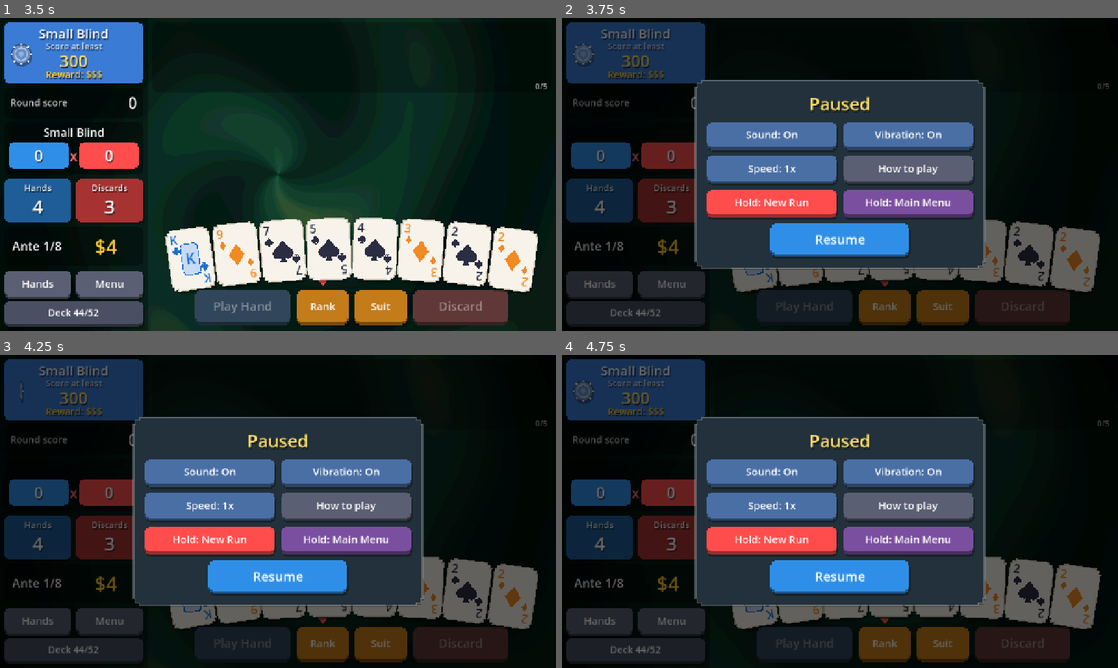
Above: before the commit, frames 1-4 (two rows, left to right).
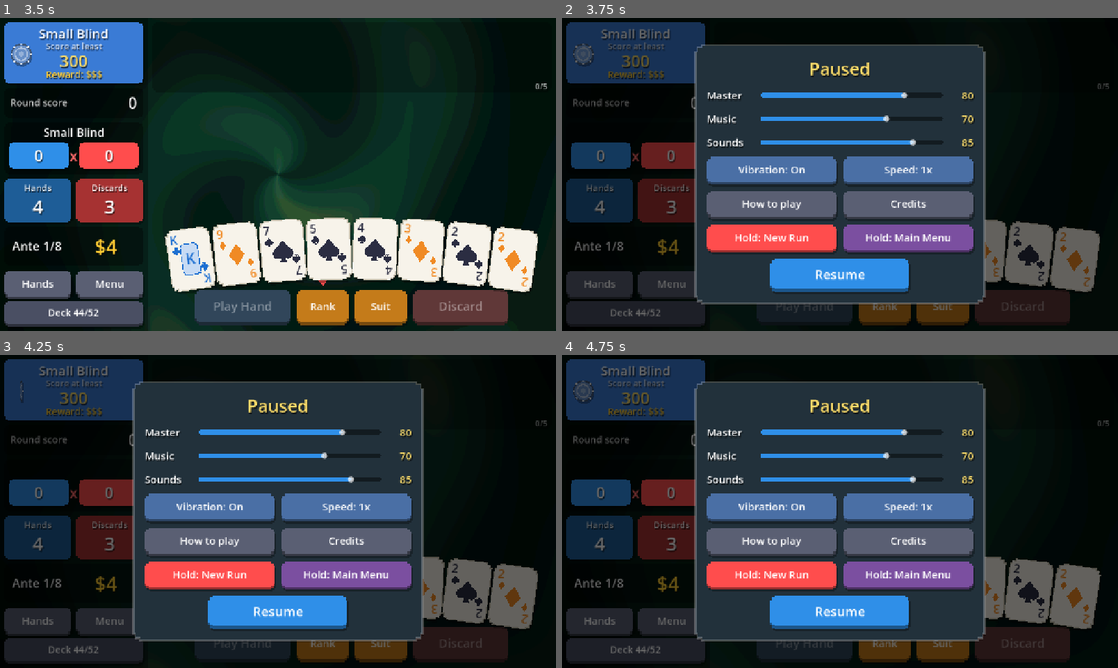
Above: after the commit, the same moments.

Repository: Yassineallach/schoolmaroc
Game: Godot game, scene res://scenes/main.tscn
The game is run twice, just before and just after one commit, with the same random seed, the same clock (stepped at 60 frames per second) and the same inputs.
Inputs:
- Up to frame 1 (3.5 s): click "Play Hand" at 0.5 s; click "Play Hand" at 1.25 s; click "Play" at 2 s; click "Play Small Blind" at 2.75 s
- Up to frame 2 (3.75 s): click "Menu" at 3.5 s
- Up to frame 3 (4.25 s): no input
- Up to frame 4 (4.75 s): click "Hold: New Run" at 4.25 s

Frame 1 is identical in both runs. In frame 2, 29% of the frame differs, in the area x 23-77%, y 8-92%; in frame 3, 29%; in frame 4, 29%.

Commit message:
Aleatro: synced music with crossfades and volume settings
Adds three original 20-second loops (table, shop, boss) rendered
offline by tools/make_music.py (numpy + ffmpeg/Vorbis). Music plays all
three in sync and fades between them by game state: boss blinds use
the boss track, the shop its own, game over drops the pitch. Scoring
lifts the pitch slightly; the pause menu muffles the music.

Sound now runs on Music and SFX buses with Master/Music/Sounds sliders
in the menu (gamepad left/right adjusts them), replacing the on/off
switch. Sound effects get slight random detune. Adds a Credits page.
Bump to 1.6.0 (7).

Co-Authored-By: Claude Opus 5.5 <noreply@anthropic.com>
Claude-Session: https://claude.ai/code/session_01LZR5ftoCVRtdXjWmfvUKYt

Diff:
--- a/aleatro/project.godot
+++ b/aleatro/project.godot
@@ -6,7 +6,7 @@
 
 config/name="Aleatro"
 config/description="A poker roguelike: build hands, collect charms, beat the blinds."
-config/version="1.5.0"
+config/version="1.6.0"
 run/main_scene="res://scenes/main.tscn"
 config/quit_on_go_back=false
 config/features=PackedStringArray("4.7", "GL Compatibility")
--- a/aleatro/scripts/main.gd
+++ b/aleatro/scripts/main.gd
@@ -54,16 +54,19 @@
 var vw := 1280.0
 var vh := 720.0
 var stats := {"best_ante": 0, "best_hand": 0, "runs": 0, "wins": 0}
-var settings := {"sound": true, "vibration": true, "speed": 1.0}
+var settings := {"master": 80.0, "music": 70.0, "sfx": 85.0, "vibration": true, "speed": 1.0}
 var on_title := false
 var sidebar_buttons: Array = []
 var pad: PadInput
+var music: Music
 
 
 func _ready() -> void:
 	theme = _make_theme()
 	sfx = Sfx.new()
 	add_child(sfx)
+	music = Music.new()
+	add_child(music)
 	_load_stats()
 	_apply_settings()
 	_build_ui()
@@ -539,6 +542,8 @@
 
 func show_title() -> void:
 	on_title = true
+	music.set_track("table")
+	music.pitch_target = 1.0
 	in_round = false
 	busy = true
 	var vb := open_overlay(true)
@@ -587,6 +592,7 @@
 
 func new_run() -> void:
 	on_title = false
+	music.pitch_target = 1.0
 	gs = GameState.new()
 	stats.runs += 1
 	_save_stats()
@@ -599,6 +605,7 @@
 
 
 func show_blind_select() -> void:
+	music.set_track("boss" if gs.blind_idx == 2 else "table")
 	in_round = false
 	busy = true
 	update_hud()
@@ -816,6 +823,7 @@
 	var step_t := 0.3
 	var pitch := 1.0
 	lbl_hand_name.text = "%s  lvl %d" % [ev.name, gs.hand_levels[ev.name]]
+	music.pitch_target = 1.03
 	for e in result.events:
 		if e.kind == "base":
 			chips = e.chips
@@ -875,6 +883,7 @@
 		pitch += 0.04
 		await wait(step_t)
 
+	music.pitch_target = 1.0
 	var total := int(floor(chips * mult))
 	gs.best_hand = maxi(gs.best_hand, total)
 	if total > stats.best_hand:
@@ -1017,6 +1026,8 @@
 	busy = true
 	sfx.play("lose")
 	haptic(150, 0.8)
+	music.set_track("table")
+	music.pitch_target = 0.85
 	stats.best_ante = maxi(stats.best_ante, gs.ante)
 	_save_stats()
 	clear_hand_views()
@@ -1036,6 +1047,7 @@
 
 func show_victory() -> void:
 	busy = true
+	music.set_track("shop")
 	var vb := open_overlay(true)
 	vb.add_child(_label("You Win!", 72, Color("ffdf6b")))
 	vb.add_child(_label("You beat ante %d." % Data.FINAL_ANTE, 28))
@@ -1060,6 +1072,7 @@
 	update_hud()
 	var vb := open_overlay()
 	_shop_open = true
+	music.set_track("shop")
 	vb.add_child(_label("Shop", 40, Color("ffdf6b")))
 	vb.add_child(_label("Tap a charm above to sell it. Bought cards join your deck.", 18, Color(1, 1, 1, 0.6)))
 	var body := HBoxContainer.new()
@@ -1196,6 +1209,7 @@
 
 
 func close_modal() -> void:
+	music.set_muffled(false)
 	for c in modal.get_children():
 		c.queue_free()
 	modal.mouse_filter = Control.MOUSE_FILTER_IGNORE
@@ -1364,6 +1378,9 @@
 		stats[k] = cf.get_value("stats", k, stats[k])
 	for k in settings.keys():
 		settings[k] = cf.get_value("settings", k, settings[k])
+	# 1.5.0 had a single on/off sound switch
+	if cf.get_value("settings", "sound", true) == false:
+		settings.master = 0.0
 
 
 func _save_stats() -> void:
@@ -1376,7 +1393,7 @@
 
 
 func _apply_settings() -> void:
-	AudioServer.set_bus_mute(0, not settings.sound)
+	Music.apply_volumes(settings.master, settings.music, settings.sfx)
 	Engine.time_scale = settings.speed
 
 
@@ -1452,20 +1469,63 @@
 	return b
 
 
+## Label, slider and value for one 0-100 volume setting; applies live.
+func _volume_row(title: String, key: String) -> Control:
+	var hb := HBoxContainer.new()
+	hb.add_theme_constant_override("separation", 14)
+	var l := _label(title, 24, Color.WHITE, HORIZONTAL_ALIGNMENT_LEFT)
+	l.custom_minimum_size = Vector2(110, 0)
+	hb.add_child(l)
+	var slider := HSlider.new()
+	slider.min_value = 0
+	slider.max_value = 100
+	slider.step = 5
+	slider.value = settings[key]
+	slider.custom_minimum_size = Vector2(420, 40)
+	slider.focus_mode = Control.FOCUS_NONE
+	slider.size_flags_vertical = Control.SIZE_SHRINK_CENTER
+	var track := PixelBox.new(Color(0, 0, 0, 0.45), 2.0)
+	track.set_content_margin_all(6)
+	slider.add_theme_stylebox_override("slider", track)
+	var fill := PixelBox.new(Data.CHIP_COLOR, 2.0)
+	fill.set_content_margin_all(6)
+	slider.add_theme_stylebox_override("grabber_area", fill)
+	slider.add_theme_stylebox_override("grabber_area_highlight", fill)
+	hb.add_child(slider)
+	var val := _label("%d" % settings[key], 24, Color("ffdf6b"), HORIZONTAL_ALIGNMENT_RIGHT)
+	val.custom_minimum_size = Vector2(56, 0)
+	hb.add_child(val)
+	slider.value_changed.connect(func(v):
+		settings[key] = v
+		val.text = "%d" % v
+		_apply_settings()
+		_save_stats()
+		if key == "sfx":
+			sfx.play("select"))
+	return hb
+
+
+func show_credits() -> void:
+	var vb := open_modal()
+	vb.add_child(_label("Aleatro", 40, Color("ffdf6b")))
+	var v := Engine.get_version_info()
+	vb.add_child(_label("Made with Godot Engine %d.%d" % [v.major, v.minor], 22))
+	vb.add_child(_label("Music, sound and art are generated by the game's own code.", 20, Color(1, 1, 1, 0.7)))
+	vb.add_child(_center(_button("Close", Color("5a5f73"), close_modal, Vector2(200, 60), 24)))
+
+
 func show_menu() -> void:
 	if on_title:
 		return
 	var vb := open_modal()
+	music.set_muffled(true)
 	vb.add_child(_label("Paused", 40, Color("ffdf6b")))
+	for row in [["Master", "master"], ["Music", "music"], ["Sounds", "sfx"]]:
+		vb.add_child(_volume_row(row[0], row[1]))
 	var grid := GridContainer.new()
 	grid.columns = 2
 	grid.add_theme_constant_override("h_separation", 14)
 	grid.add_theme_constant_override("v_separation", 14)
-	grid.add_child(_button("Sound: %s" % ("On" if settings.sound else "Off"), Color("4a6fa5"), func():
-		settings.sound = not settings.sound
-		_apply_settings()
-		_save_stats()
-		show_menu(), Vector2(300, 64), 24))
 	grid.add_child(_button("Vibration: %s" % ("On" if settings.vibration else "Off"), Color("4a6fa5"), func():
 		settings.vibration = not settings.vibration
 		_save_stats()
@@ -1478,6 +1538,7 @@
 		_save_stats()
 		show_menu(), Vector2(300, 64), 24))
 	grid.add_child(_button("How to play", Color("5a5f73"), show_help, Vector2(300, 64), 24))
+	grid.add_child(_button("Credits", Color("5a5f73"), show_credits, Vector2(300, 64), 24))
 	grid.add_child(_hold_button("Hold: New Run", Data.MULT_COLOR, func():
 		close_modal()
 		new_run()))
--- /dev/null
+++ b/aleatro/scripts/music.gd
@@ -0,0 +1,88 @@
+class_name Music
+extends Node
+
+## Plays every music track at once, in sync, and fades each one toward its
+## target volume so switching tracks is a smooth crossfade on the beat.
+## Also owns the Music/SFX buses, the volume settings and the pause muffle.
+
+const TRACKS := {
+	"table": "res://audio/music_table.ogg",
+	"shop": "res://audio/music_shop.ogg",
+	"boss": "res://audio/music_boss.ogg",
+}
+const FADE_RATE := 1.6  # fraction of the gap closed per second
+const SILENT_DB := -60.0
+
+var track := "table"
+var pitch_target := 1.0
+
+var _players := {}
+var _levels := {}
+var _music_bus := -1
+var _muffle: AudioEffectLowPassFilter
+
+
+func _ready() -> void:
+	_music_bus = _ensure_bus("Music")
+	_ensure_bus("SFX")
+	_muffle = AudioEffectLowPassFilter.new()
+	_muffle.cutoff_hz = 900.0
+	AudioServer.add_bus_effect(_music_bus, _muffle)
+	AudioServer.set_bus_effect_enabled(_music_bus, 0, false)
+	for name in TRACKS:
+		var stream: AudioStreamOggVorbis = load(TRACKS[name])
+		stream.loop = true
+		var p := AudioStreamPlayer.new()
+		p.stream = stream
+		p.bus = "Music"
+		p.volume_db = SILENT_DB
+		add_child(p)
+		_players[name] = p
+		_levels[name] = 1.0 if name == track else 0.0
+	for p in _players.values():
+		p.play()
+
+
+static func _ensure_bus(name: String) -> int:
+	var idx := AudioServer.get_bus_index(name)
+	if idx == -1:
+		AudioServer.add_bus()
+		idx = AudioServer.bus_count - 1
+		AudioServer.set_bus_name(idx, name)
+		AudioServer.set_bus_send(idx, "Master")
+	return idx
+
+
+func _process(delta: float) -> void:
+	# Fades run on real time so game speed does not change them.
+	var dt := delta / maxf(Engine.time_scale, 0.01)
+	var k := clampf(dt * FADE_RATE, 0.0, 1.0)
+	for name in _players:
+		var target := 1.0 if name == track else 0.0
+		_levels[name] = lerpf(_levels[name], target, k)
+		var p: AudioStreamPlayer = _players[name]
+		p.volume_db = linear_to_db(maxf(_levels[name], 0.001))
+		p.pitch_scale = lerpf(p.pitch_scale, pitch_target, k)
+
+
+func set_track(name: String) -> void:
+	if _players.has(name):
+		track = name
+
+
+## Muffle the music while a menu is open.
+func set_muffled(on: bool) -> void:
+	AudioServer.set_bus_effect_enabled(_music_bus, 0, on)
+
+
+## Apply the 0-100 volume settings to the buses.
+static func apply_volumes(master: float, music: float, sfx: float) -> void:
+	_set_bus("Master", master)
+	_set_bus("Music", music)
+	_set_bus("SFX", sfx)
+
+
+static func _set_bus(name: String, percent: float) -> void:
+	var idx := _ensure_bus(name)
+	AudioServer.set_bus_mute(idx, percent <= 0.0)
+	AudioServer.set_bus_volume_db(idx, linear_to_db(maxf(percent / 100.0, 0.001)))
--- a/aleatro/scripts/pad_input.gd
+++ b/aleatro/scripts/pad_input.gd
@@ -179,8 +179,8 @@
 func _buttons(node: Node) -> Array:
 	var out := []
 	for c in _live(node):
-		if c is BaseButton:
-			if c.is_visible_in_tree() and not c.disabled:
+		if c is BaseButton or c is Slider:
+			if c.is_visible_in_tree() and not (c is BaseButton and c.disabled):
 				out.append(c)
 		elif c is Control or c is CanvasLayer:
 			out += _buttons(c)
@@ -195,6 +195,11 @@
 	var list := focusables()
 	if focused == null:
 		focused = _default(list)
+		return
+	# Left/right on a slider changes its value instead of moving focus.
+	if focused is Slider and dir.y == 0:
+		focused.value += focused.step * dir.x
+		main.haptic(6, 0.15)
 		return
 	var hand: Array = main.hand_views
 	if focused is CardView and hand.has(focused) and dir.y == 0:
--- a/aleatro/scripts/sfx.gd
+++ b/aleatro/scripts/sfx.gd
@@ -20,8 +20,10 @@
 	_streams.win = _tone([523.0, 659.0, 784.0, 1046.0], 0.5, 0.3)
 	_streams.lose = _tone([392.0, 311.0, 262.0], 0.7, 0.3)
 	_streams.deal = _tone([300.0], 0.04, 0.15)
+	Music._ensure_bus("SFX")
 	for i in 8:
 		var p := AudioStreamPlayer.new()
+		p.bus = "SFX"
 		add_child(p)
 		_players.append(p)
 
@@ -32,7 +34,8 @@
 	var p := _players[_next]
 	_next = (_next + 1) % _players.size()
 	p.stream = _streams[name]
-	p.pitch_scale = pitch
+	# A little random detune keeps repeated sounds from feeling mechanical.
+	p.pitch_scale = pitch * randf_range(0.97, 1.03)
 	p.play()
 
 
Not shown, added: aleatro/audio/music_boss.ogg.import
Not shown, added: aleatro/audio/music_shop.ogg.import
Not shown, added: aleatro/audio/music_table.ogg.import
Not shown, changed: aleatro/export_presets.cfg
Not shown, added: aleatro/scripts/music.gd.uid
Not shown, added: aleatro/tools/.gdignore
Not shown, added: aleatro/audio/music_boss.ogg
Not shown, added: aleatro/audio/music_shop.ogg
Not shown, added: aleatro/audio/music_table.ogg
Not shown, added: aleatro/tools/make_music.py
